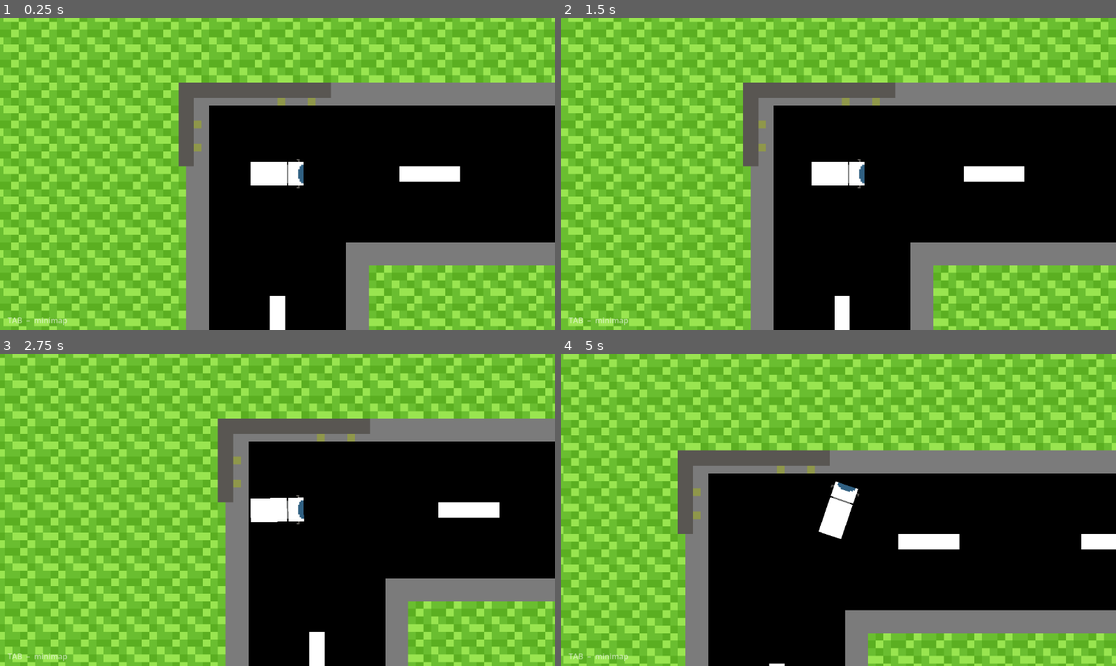
Above: before the commit, frames 1-4 (two rows, left to right).
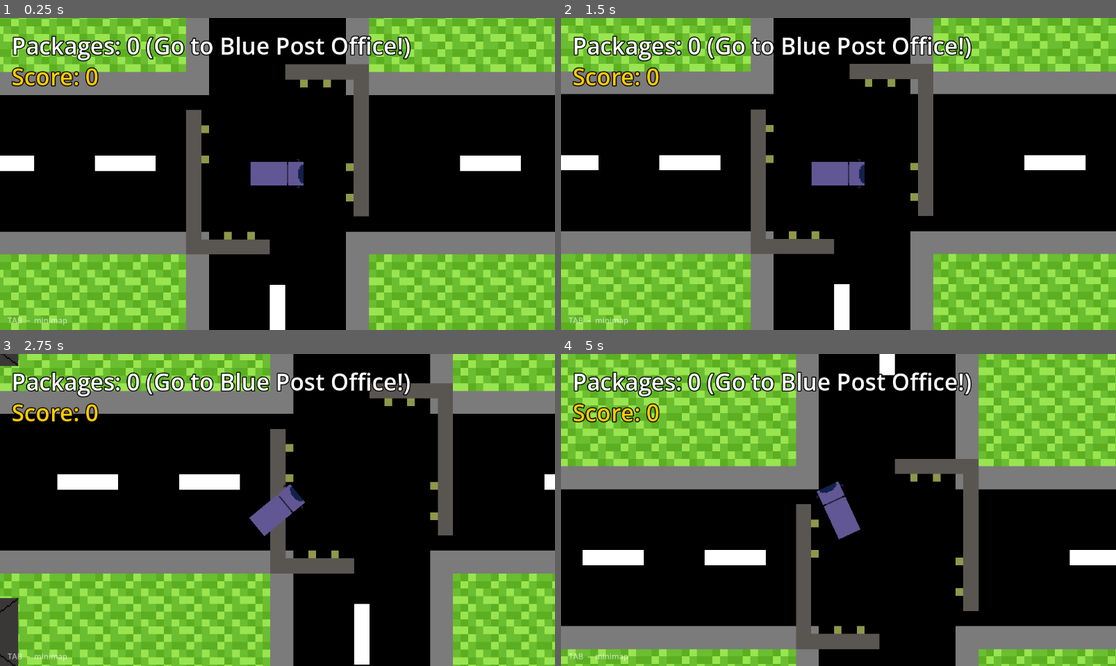
Above: after the commit, the same moments.

Repository: WizardDrake/unhinged-delivery-simulator
Game: Godot game, scene res://main.tscn
Same seed, same stepped clock (60 frames per second), same inputs: the game is played once before the commit and once after it.
Inputs:
- Up to frame 1 (0.25 s): no input
- Up to frame 2 (1.5 s): hold D (steer_right) 0.53-1.28 s; tap Enter at 1.25 s; hold S (brake) from 1.28 s (still down)
- Up to frame 3 (2.75 s): release S (brake) at 2.03 s; hold D (steer_right) from 2.03 s (still down)
- Up to frame 4 (5 s): release D (steer_right) at 2.78 s; hold W (accelerate) 2.78-3.53 s; hold A (steer_left) from 3.53 s (still down)

The runs differ from the first frame. In frame 1, 54% of the frame differs, in the area x 0-100%, y 0-100%; in frame 2, 53%; in frame 3, 67%; in frame 4, 60%.

Commit message:
day 1, add cars, delivery, and minimap

Diff:
--- a/car.gd
+++ b/car.gd
@@ -2,7 +2,7 @@
 
 var wheel_base = 200
 var steering_angle = 20
-var engine_power = 750
+var engine_power = 1500
 var friction = -1
 var drag = -0.009
 var braking = -1350
--- a/main.gd
+++ b/main.gd
@@ -24,8 +24,8 @@
 @export var map_seed : int = 0
 
 # ── Geometry (measured from sprites at startup) ───────────────────────────────
-const HOUSE_SCALE    := 5.0   # visual scale for house sprite
-const CURB_OFFSET    := 60.0  # extra gap from road edge → house centre
+const HOUSE_SCALE    := 12.0  # visual scale for house sprite
+const CURB_OFFSET    := 500.0 # extra gap from road edge → house centre
 
 # Filled in by _measure_scenes().
 var _cell_size   : float = 5560.0
@@ -37,10 +37,21 @@
 var _rng  := RandomNumberGenerator.new()
 var _car  : Node2D   # reference used by minimap
 
+var _houses : Array[Sprite2D] = []
+var _target_houses : Array[Sprite2D] = []
+var _post_office : Sprite2D = null
+var _packages : int = 0
+var _score : int = 0
+var _ui_packages : Label
+var _ui_score : Label
+
 # h_segs[row][col] = true  →  horizontal road running right from node (col, row)
 # v_segs[row][col] = true  →  vertical road running down from node (col, row)
 var _h_segs : Array
 var _v_segs : Array
+
+var npc_car_scene = preload("res://npc_car.tscn")
+var _npcs : Array[Node2D] = []
 
 # ── Minimap ────────────────────────────────────────────────────────────────────
 var _minimap : CanvasLayer
@@ -58,7 +69,78 @@
 	_place_roads()
 	_place_houses()
 	_car = _spawn_car()
+	_spawn_npcs()
 	_build_minimap()
+	_update_ui()
+
+
+func _process(_delta: float) -> void:
+	if _car == null:
+		return
+
+	var car_pos := _car.global_position
+	var speed : float = 0.0
+	if "velocity" in _car:
+		speed = _car.velocity.length()
+
+	# Check Post Office
+	if _post_office != null and _packages == 0 and speed < 400.0:
+		if car_pos.distance_to(_post_office.global_position) < 2000.0:
+			_packages = 5
+			_assign_random_deliveries()
+			_update_ui()
+
+	# Check Houses
+	if _packages > 0 and speed < 400.0:
+		for i in range(_target_houses.size() - 1, -1, -1):
+			var h := _target_houses[i]
+			if car_pos.distance_to(h.global_position) < 2000.0:
+				_packages -= 1
+				_score += 1
+				h.modulate = Color.WHITE # Delivered (reset color)
+				_target_houses.remove_at(i)
+				_update_ui()
+				break
+
+
+func _assign_random_deliveries() -> void:
+	for h in _target_houses:
+		h.modulate = Color.WHITE
+	_target_houses.clear()
+
+	var available := _houses.duplicate()
+	available.shuffle()
+
+	for h in available:
+		if _target_houses.size() >= 5:
+			break
+
+		var ok := true
+		for t in _target_houses:
+			if h.global_position.distance_to(t.global_position) < 2500.0:
+				ok = false
+				break
+
+		if ok:
+			_target_houses.append(h)
+			h.modulate = Color(0.2, 1.0, 0.2)
+
+	for h in available:
+		if _target_houses.size() >= 5:
+			break
+		if not h in _target_houses:
+			_target_houses.append(h)
+			h.modulate = Color(0.2, 1.0, 0.2)
+
+
+func _update_ui() -> void:
+	if _ui_packages != null:
+		if _packages == 0:
+			_ui_packages.text = "Packages: 0 (Go to Blue Post Office!)"
+		else:
+			_ui_packages.text = "Packages: " + str(_packages)
+	if _ui_score != null:
+		_ui_score.text = "Score: " + str(_score)
 
 
 func _input(event: InputEvent) -> void:
@@ -228,7 +310,7 @@
 		return
 
 	var from_road  := _road_width * 0.5 + CURB_OFFSET
-	var end_margin := _inter_size * 0.3
+	var end_margin := _inter_size * 0.2
 
 	# ── Horizontal segments → houses on south and north sides ─────────────────
 	for r in range(grid_rows + 1):
@@ -252,6 +334,17 @@
 			_place_curb_houses_v(tex, road_x + from_road, y0, y1,  PI * 0.5)  # east side
 			_place_curb_houses_v(tex, road_x - from_road, y0, y1, -PI * 0.5)  # west side
 
+	if _post_office == null and _houses.size() > 0:
+		var po_idx = _rng.randi_range(0, _houses.size() - 1)
+		_post_office = _houses[po_idx]
+		_houses.remove_at(po_idx)
+
+		var po_tex = load("res://assets/post_office.png")
+		if po_tex != null:
+			_post_office.texture = po_tex
+		_post_office.modulate = Color.WHITE
+		_post_office.scale = Vector2(HOUSE_SCALE, HOUSE_SCALE)
+
 
 ## Place `houses_per_side` houses evenly spaced along a horizontal curb strip.
 ## `facing_angle` is the sprite rotation so the house faces the road.
@@ -260,8 +353,7 @@
 		return
 	for i in range(houses_per_side):
 		var t := (i + 0.5) / float(houses_per_side)
-		var jitter := _rng.randf_range(-0.08, 0.08)
-		var x : float = lerp(x0, x1, clampf(t + jitter, 0.0, 1.0))
+		var x : float = lerp(x0, x1, t)
 		_spawn_house(tex, Vector2(x, y), facing_angle)
 
 
@@ -271,8 +363,7 @@
 		return
 	for i in range(houses_per_side):
 		var t := (i + 0.5) / float(houses_per_side)
-		var jitter := _rng.randf_range(-0.08, 0.08)
-		var y : float = lerp(y0, y1, clampf(t + jitter, 0.0, 1.0))
+		var y : float = lerp(y0, y1, t)
 		_spawn_house(tex, Vector2(x, y), facing_angle)
 
 
@@ -284,6 +375,8 @@
 	sprite.position = pos
 	add_child(sprite)
 
+	_houses.append(sprite)
+
 
 func _cell_is_enclosed(r: int, c: int) -> bool:
 	return _h_segs[r][c] and _h_segs[r + 1][c] \
@@ -296,10 +389,39 @@
 	if car_scene == null:
 		return null
 	var car := car_scene.instantiate() as Node2D
-	car.position = _world_pos(0, 0)
+	car.name = "Car"
+
+	# Random spawn point
+	var c = _rng.randi_range(0, grid_cols - 1)
+	var r = _rng.randi_range(0, grid_rows - 1)
+	car.position = _world_pos(c, r)
 	car.rotation  = 0.0
+
+	# Random color
+	var sprite = car.get_node_or_null("Sprite2D")
+	if sprite != null:
+		sprite.modulate = Color(_rng.randf_range(0.2, 1.0), _rng.randf_range(0.2, 1.0), _rng.randf_range(0.2, 1.0))
+
 	add_child(car)
 	return car
+
+func _spawn_npcs() -> void:
+	if npc_car_scene == null: return
+	for i in range(25):
+		var npc = npc_car_scene.instantiate() as Node2D
+		add_child(npc)
+		var c = _rng.randi_range(0, grid_cols - 1)
+		var r = _rng.randi_range(0, grid_rows)
+		if _h_segs[r][c]:
+			npc.init_path(c, r, c + 1, r, self)
+		else:
+			c = _rng.randi_range(0, grid_cols)
+			r = _rng.randi_range(0, grid_rows - 1)
+			if _v_segs[r][c]:
+				npc.init_path(c, r, c, r + 1, self)
+			else:
+				npc.init_path(0, 0, 1, 0, self)
+		_npcs.append(npc)
 
 
 # ── Grass background ──────────────────────────────────────────────────────────
@@ -382,6 +504,24 @@
 	hint.offset_bottom = 0.0
 	hint_layer.add_child(hint)
 
+	_ui_packages = Label.new()
+	_ui_packages.text = ""
+	_ui_packages.add_theme_font_size_override("font_size", 48)
+	_ui_packages.add_theme_color_override("font_color", Color(1.0, 1.0, 1.0))
+	_ui_packages.add_theme_color_override("font_outline_color", Color(0.0, 0.0, 0.0))
+	_ui_packages.add_theme_constant_override("outline_size", 8)
+	_ui_packages.position = Vector2(24, 24)
+	hint_layer.add_child(_ui_packages)
+
+	_ui_score = Label.new()
+	_ui_score.text = ""
+	_ui_score.add_theme_font_size_override("font_size", 48)
+	_ui_score.add_theme_color_override("font_color", Color(1.0, 0.8, 0.0))
+	_ui_score.add_theme_color_override("font_outline_color", Color(0.0, 0.0, 0.0))
+	_ui_score.add_theme_constant_override("outline_size", 8)
+	_ui_score.position = Vector2(24, 88)
+	hint_layer.add_child(_ui_score)
+
 
 # ── Minimap draw node (inner class) ──────────────────────────────────────────
 
@@ -440,6 +580,30 @@
 				var p1  := origin + Vector2(wx * scale_v.x, wy1 * scale_v.y)
 				draw_line(p0, p1, road_color, road_px_w)
 
+		# ── Points of Interest ───────────────────────────────────────────────
+		for h in m._houses:
+			var cw : Vector2 = h.position + half_world
+			var cp := origin + Vector2(cw.x * scale_v.x, cw.y * scale_v.y)
+			draw_rect(Rect2(cp - Vector2(2, 2), Vector2(4, 4)), Color(0.6, 0.6, 0.6, 0.5))
+
+		for h in m._target_houses:
+			var cw : Vector2 = h.position + half_world
+			var cp := origin + Vector2(cw.x * scale_v.x, cw.y * scale_v.y)
+			draw_rect(Rect2(cp - Vector2(3, 3), Vector2(6, 6)), Color(0.2, 1.0, 0.2, 1.0))
+
+		if m._post_office != null:
+			var cw : Vector2 = m._post_office.position + half_world
+			var cp := origin + Vector2(cw.x * scale_v.x, cw.y * scale_v.y)
+			draw_rect(Rect2(cp - Vector2(5, 5), Vector2(10, 10)), Color(0.2, 0.4, 1.0, 1.0))
+			draw_rect(Rect2(cp - Vector2(5, 5), Vector2(10, 10)), Color(1, 1, 1, 1), false, 1.0)
+
+		# ── NPCs ─────────────────────────────────────────────────────────────
+		for npc in m._npcs:
+			if npc == null or npc.is_destroyed: continue
+			var cw : Vector2 = npc.position + half_world
+			var cp := origin + Vector2(cw.x * scale_v.x, cw.y * scale_v.y)
+			draw_circle(cp, 4.0, Color(1.0, 0.8, 0.1))
+
 		# ── Car dot ──────────────────────────────────────────────────────────
 		if m._car != null:
 			var cw  : Vector2 = m._car.position + half_world
--- a/main.tscn
+++ b/main.tscn
@@ -19,5 +19,5 @@
 grid_cols = 6
 grid_rows = 6
 road_density = 0.7
-houses_per_side = 5
+houses_per_side = 3
 map_seed = 0
--- /dev/null
+++ b/npc_car.gd
@@ -0,0 +1,104 @@
+extends CharacterBody2D
+
+var speed := 400.0
+var target_pos := Vector2.ZERO
+var graph_ref : Node2D = null
+var current_c := 0
+var current_r := 0
+var target_c := 0
+var target_r := 0
+var is_destroyed := false
+
+@onready var ray_front = $RayFront
+@onready var ray_left = $RayLeft
+@onready var ray_right = $RayRight
+@onready var sprite = $Sprite2D
+
+func _ready():
+	sprite.modulate = Color(randf_range(0.2, 1.0), randf_range(0.2, 1.0), randf_range(0.2, 1.0))
+
+func init_path(c: int, r: int, tc: int, tr: int, m: Node2D):
+	graph_ref = m
+	current_c = c
+	current_r = r
+	target_c = tc
+	target_r = tr
+
+	position = _get_lane_pos(current_c, current_r, target_c, target_r)
+	target_pos = _get_lane_pos(current_c, current_r, target_c, target_r)
+
+	var dir = (target_pos - position).normalized()
+	if dir.length_squared() > 0.1:
+		rotation = dir.angle()
+
+func _get_lane_pos(c1: int, r1: int, c2: int, r2: int) -> Vector2:
+	var raw = graph_ref._world_pos(float(c2), float(r2))
+	var dir = Vector2(c2 - c1, r2 - r1).normalized()
+	var offset = Vector2(dir.y, -dir.x) * 350.0
+	return raw + offset
+
+func _pick_next_node():
+	var possible := []
+	var r = target_r
+	var c = target_c
+	var g = graph_ref
+
+	if r > 0 and g._v_segs[r-1][c] and not (current_r == r-1 and current_c == c):
+		possible.append(Vector2(c, r-1))
+	if r < g.grid_rows and g._v_segs[r][c] and not (current_r == r+1 and current_c == c):
+		possible.append(Vector2(c, r+1))
+	if c > 0 and g._h_segs[r][c-1] and not (current_r == r and current_c == c-1):
+		possible.append(Vector2(c-1, r))
+	if c < g.grid_cols and g._h_segs[r][c] and not (current_r == r and current_c == c+1):
+		possible.append(Vector2(c+1, r))
+
+	if possible.size() == 0:
+		possible.append(Vector2(current_c, current_r))
+
+	var next = possible.pick_random()
+	current_c = target_c
+	current_r = target_r
+	target_c = int(next.x)
+	target_r = int(next.y)
+	target_pos = _get_lane_pos(current_c, current_r, target_c, target_r)
+
+func _physics_process(delta: float) -> void:
+	if is_destroyed or graph_ref == null:
+		return
+
+	var dist = position.distance_to(target_pos)
+	if dist < 400.0:
+		_pick_next_node()
+		return
+
+	var should_brake = false
+	if ray_front.is_colliding() and ray_front.get_collider() != self:
+		should_brake = true
+	if ray_left.is_colliding() and ray_left.get_collider() != self:
+		should_brake = true
+	if ray_right.is_colliding() and ray_right.get_collider() != self:
+		should_brake = true
+
+	if should_brake:
+		velocity = velocity.move_toward(Vector2.ZERO, 1500 * delta)
+	else:
+		var dir = (target_pos - position).normalized()
+		rotation = lerp_angle(rotation, dir.angle(), 4.0 * delta)
+		var forward = Vector2(cos(rotation), sin(rotation))
+		velocity = velocity.move_toward(forward * speed, 300 * delta)
+
+	move_and_slide()
+
+	for i in get_slide_collision_count():
+		var collision = get_slide_collision(i)
+		var col = collision.get_collider()
+		if col != null and col.name == "Car":
+			_destroy()
+			break
+
+func _destroy():
+	is_destroyed = true
+	var tex = load("res://assets/npc_car_destroyed.png")
+	if tex:
+		sprite.texture = tex
+	velocity = Vector2.ZERO
--- /dev/null
+++ b/npc_car.tscn
@@ -0,0 +1,30 @@
+[gd_scene format=3 uid="uid://ccve7oql5h85a"]
+
+[ext_resource type="Script" uid="uid://br2sccxd38rov" path="res://npc_car.gd" id="1_npc"]
+[ext_resource type="Texture2D" uid="uid://dwsd2lcem0lgn" path="res://assets/npc_car.png" id="2_tex"]
+
+[sub_resource type="RectangleShape2D" id="RectangleShape2D_npc"]
+size = Vector2(326, 647)
+
+[node name="NpcCar" type="CharacterBody2D" unique_id=1007278017 groups=["npc"]]
+script = ExtResource("1_npc")
+
+[node name="Sprite2D" type="Sprite2D" parent="." unique_id=1604748989]
+rotation = 1.5708
+scale = Vector2(14.974253, 15.300558)
+texture = ExtResource("2_tex")
+
+[node name="CollisionShape2D" type="CollisionShape2D" parent="." unique_id=1174679478]
+position = Vector2(25, 6.5)
+shape = SubResource("RectangleShape2D_npc")
+
+[node name="RayFront" type="RayCast2D" parent="." unique_id=1542575493]
+target_position = Vector2(800, 0)
+
+[node name="RayLeft" type="RayCast2D" parent="." unique_id=1565009453]
+position = Vector2(100, -60)
+target_position = Vector2(600, -200)
+
+[node name="RayRight" type="RayCast2D" parent="." unique_id=1957381814]
+position = Vector2(100, 60)
+target_position = Vector2(600, 200)
--- a/project.godot
+++ b/project.godot
@@ -1,3 +1,11 @@
+; Engine configuration file.
+; It's best edited using the editor UI and not directly,
+; since the parameters that go here are not all obvious.
+;
+; Format:
+;   [section] ; section goes between []
+;   param=value ; assign values to parameters
+
 config_version=5
 
 [animation]
Binary file added: assets/npc_car.png
Not shown, added: assets/npc_car.png.import
Binary file added: assets/npc_car_destroyed.png
Not shown, added: assets/npc_car_destroyed.png.import
Binary file added: assets/post_office.png
Not shown, added: assets/post_office.png.import
Not shown, added: npc_car.gd.uid
